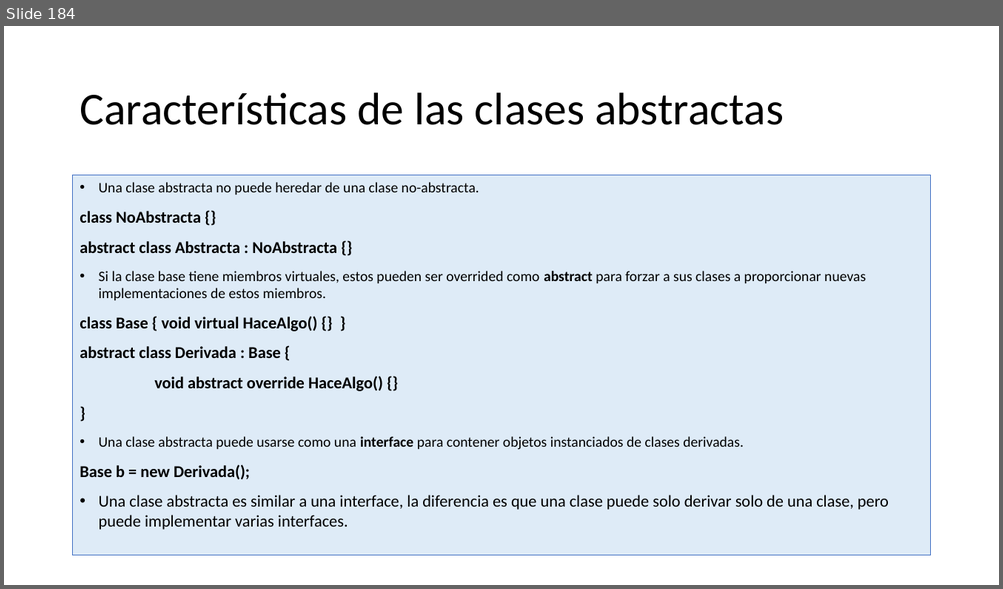
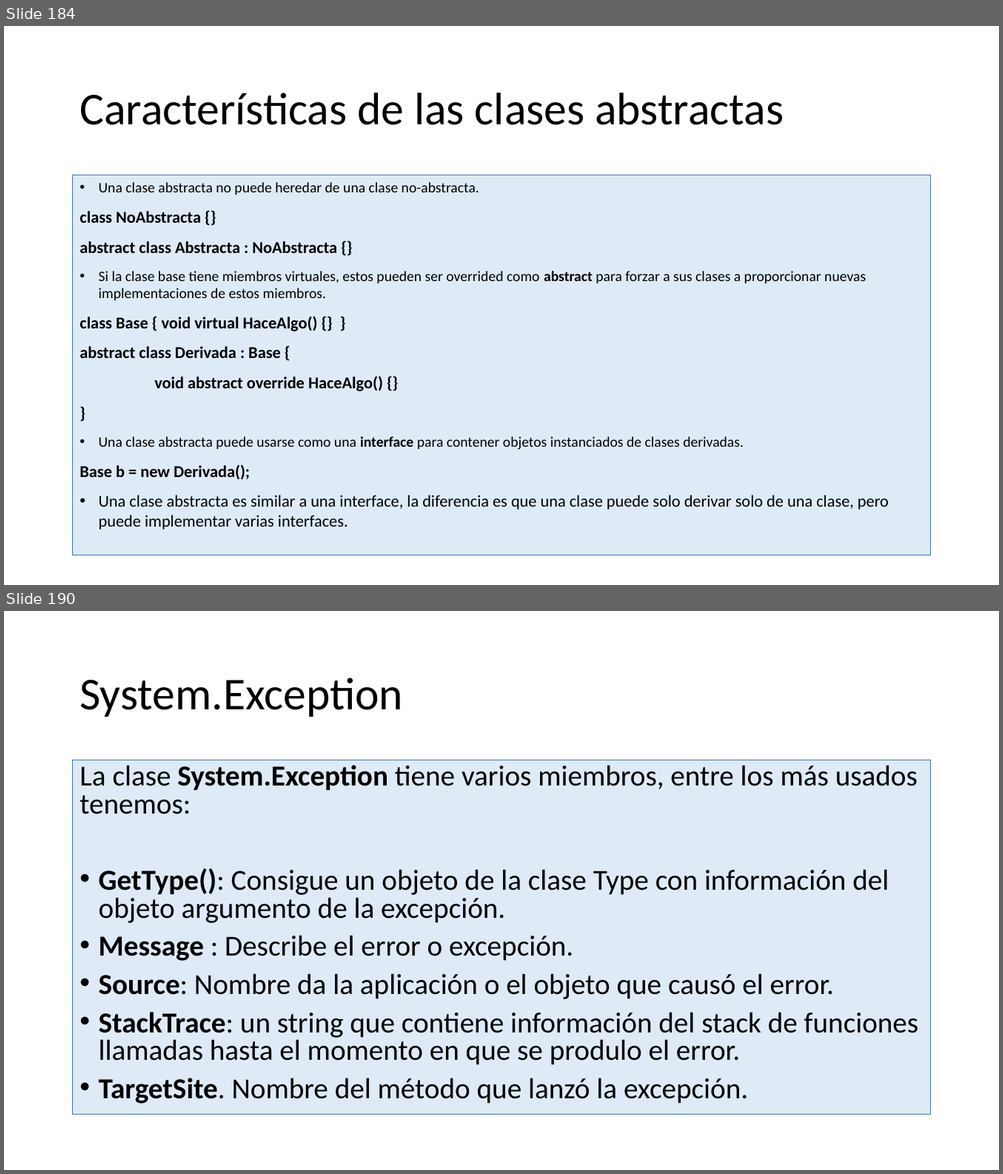
Before and after one commit to AlbertOsinaga/CursoCSharp__8, a slide deck: CSharpQuickReferencia.pptx. Shown one above the other, each under a label of ours: slide 184 before the commit, slides 184 and 190 after it; the slides between them are not shown. The pictures are 1003x589 and 1003x1174 pixels, drawn with LibreOffice and Linux fonts; fonts in the diff are those of the drawing. Boxes give left, top, right and bottom in pixels: in the first picture for what was removed or moved away, otherwise in the second. Text is boxed around its words. In the diff, an @@ line names an element or a change of style, - is before the commit and + after.

```diff
--- a/CSharpQuickReferencia.pptx
+++ b/CSharpQuickReferencia.pptx
@@ slide 190 added at [4, 611, 999, 1170], background #FFFFFF @@
@@ title added at [79, 678, 403, 717], 44 pt, text #000000 @@
+System.Exception
@@ text added at [73, 760, 930, 1116], fill #DEEBF7, outline #4472C4 0.75 pt, 28 pt, text #000000 @@
+La clase System.Exception tiene varios miembros, entre los más usados tenemos:
+• GetType(): Consigue un objeto de la clase Type con información del objeto argumento de la excepción.
+• Message : Describe el error o excepción.
+• Source: Nombre da la aplicación o el objeto que causó el error.
+• StackTrace: un string que contiene información del stack de funciones llamadas hasta el momento en que se produlo el error.
+• TargetSite. Nombre del método que lanzó la excepción.
```
Also in this commit, not shown: 1 slide changed, 14 other slides added, 23 other files.
